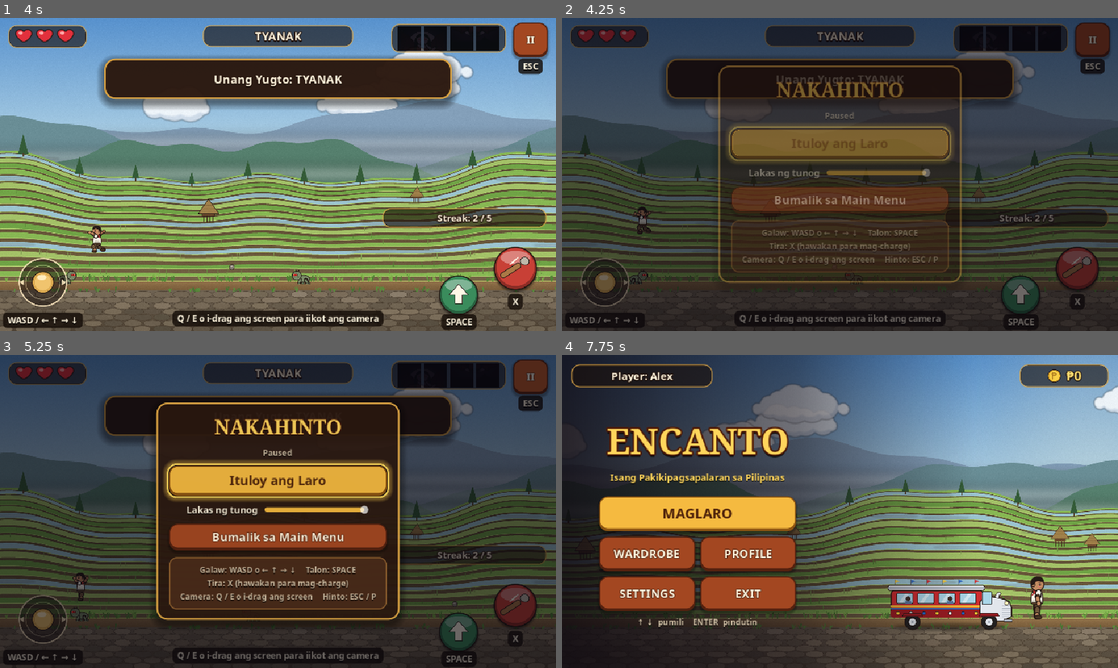
Above: before the commit, frames 1-4 (two rows, left to right).
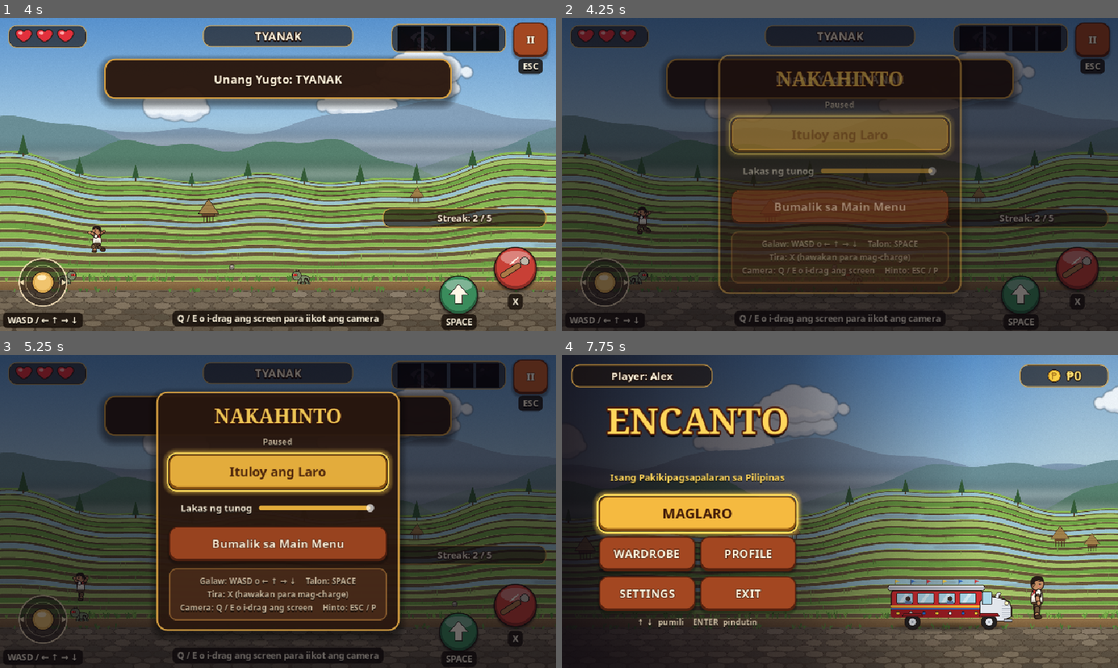
Above: after the commit, the same moments.

Repository: hazelbsebastian/Encanto
Game: Godot game, scene res://scenes/maps/Level.tscn
Two runs of this game, one before a commit and one after it. Both use one fixed random seed, a clock stepped at 60 frames per second and the inputs below. This scene is started directly instead of the project's main scene.
Inputs (mouse positions are in pixels of both pictures, inside the frame that each line leads up to):
- Up to frame 1 (4 s): tap Enter at 0.5, 2 s; move the mouse to (400, 158) at 0.52 s; hold D (move_right) 0.53-1.25 s; tap Q (camera_left) at 0.6 s; click (400, 158) at 0.67 s; tap Space (jump) at 0.77, 1.07, 1.25, 3.5, 3.77 s; drag from (166, 190) to (133, 271) at 1.27 s; move the mouse to (333, 105) at 2.02 s; hold D (move_right) 2.03-2.75 s; hold X (shoot) 2.03-2.75 s; drag from (250, 237) to (111, 127) at 2.77 s; move the mouse to (444, 221) at 3.52 s; hold A (move_left) from 3.53 s (still down); tap J at 3.6 s
- Up to frame 2 (4.25 s): keep holding A (move_left); tap Space (jump) at 4.07 s; tap Escape (pause) at 4.15 s
- Up to frame 3 (5.25 s): release A (move_left) at 4.25 s; click "Ituloy ang Laro" at 4.25 s; click "II" at 5 s
- Up to frame 4 (7.75 s): click "Bumalik sa Main Menu" at 5.75 s; click (795, 533) at 6.52 s; type "Alex" at 6.6 s; click "GUMAWA" at 7.25 s

Frame 1 is identical in both runs. In frame 2, 9.7% of the frame differs, in the area x 28-72%, y 11-89%; in frame 3, 15%, in the area x 28-72%, y 11-90%; in frame 4, 5.2%.
Error before the commit: Invalid access to property or key 'volume' on a base object of type 'Node (SaveSystem.gd)'. (res://scripts/ui/Title.gd:35)

Commit message:
PT6 fix A4: volume saved per profile
- SaveSystem.volume (0..1), applied on profile load, sanitised; 0 = mute
- Title settings and pause menu save on close; tests T19-T20 (20/20 pass)

Diff:
--- a/scripts/systems/SaveSystem.gd
+++ b/scripts/systems/SaveSystem.gd
@@ -56,6 +56,9 @@
 var game_completed: bool = false
 var completed_enemies: Array = []
 var bayong_rewards_obtained: Array = []
+## Week 14: master volume (0.0-1.0) is part of the profile, so each player's
+## setting is kept between sessions (it reset to full volume before).
+var volume: float = 1.0
 
 var _device_secret: String = ""
 
@@ -195,7 +198,19 @@
 		"game_completed": false,
 		"completed_enemies": [],
 		"bayong_rewards_obtained": [],
+		"volume": 1.0,
 	}
+
+## Changes the volume immediately. Call save_game() when the player is done
+## (e.g. closing settings) so dragging the slider doesn't write the file 20x.
+func set_volume(value: float) -> void:
+	volume = clampf(value, 0.0, 1.0)
+	_apply_volume()
+
+func _apply_volume() -> void:
+	var bus := AudioServer.get_bus_index("Master")
+	AudioServer.set_bus_mute(bus, volume < 0.01)
+	AudioServer.set_bus_volume_db(bus, linear_to_db(maxf(volume, 0.01)))
 
 ## Kept for compatibility: reloads the active profile from disk.
 func load_game() -> void:
@@ -217,6 +232,7 @@
 		"game_completed": game_completed,
 		"completed_enemies": completed_enemies,
 		"bayong_rewards_obtained": bayong_rewards_obtained,
+		"volume": volume,
 	}
 	var tmp := _tmp_path(active_id)
 	var f := FileAccess.open_encrypted_with_pass(tmp, FileAccess.WRITE, _key_for(active_id))
@@ -394,6 +410,8 @@
 			for v in arr:
 				clean.append(str(v).left(32))
 		d[key] = clean
+	var vol = raw.get("volume", 1.0)
+	d["volume"] = clampf(float(vol), 0.0, 1.0) if (typeof(vol) == TYPE_FLOAT or typeof(vol) == TYPE_INT) else 1.0
 	return d
 
 func _apply(data: Dictionary) -> void:
@@ -403,6 +421,8 @@
 	game_completed = bool(data.get("game_completed", false))
 	completed_enemies = data.get("completed_enemies", [])
 	bayong_rewards_obtained = data.get("bayong_rewards_obtained", [])
+	volume = clampf(float(data.get("volume", 1.0)), 0.0, 1.0)
+	_apply_volume()
 
 ## index.json only lists ids, nicknames and creation time - no game data.
 func _save_index() -> void:
--- a/scripts/ui/PauseMenu.gd
+++ b/scripts/ui/PauseMenu.gd
@@ -15,7 +15,7 @@
 	UIKit.label(v, "NAKAHINTO", "HeaderLabel", 34)
 	UIKit.label(v, "Paused", "HintLabel", 14)
 
-	var resume := UIKit.button(v, "Ituloy ang Laro", true, 52)
+	var resume := UIKit.button(v, "Ituloy ang Laro", true, UIKit.MIN_TOUCH)
 	resume.pressed.connect(_resume)
 
 	var vol_row := UIKit.hbox(v, 12)
@@ -24,13 +24,12 @@
 	_volume.min_value = 0.0
 	_volume.max_value = 1.0
 	_volume.step = 0.05
-	_volume.custom_minimum_size = Vector2(180, 24)
-	var bus := AudioServer.get_bus_index("Master")
-	_volume.value = db_to_linear(AudioServer.get_bus_volume_db(bus))
+	_volume.custom_minimum_size = Vector2(200, 40)
+	_volume.value = SaveSystem.volume
 	_volume.value_changed.connect(_on_volume_changed)
 	vol_row.add_child(_volume)
 
-	var quit := UIKit.button(v, "Bumalik sa Main Menu", false, 46)
+	var quit := UIKit.button(v, "Bumalik sa Main Menu", false, UIKit.MIN_TOUCH)
 	quit.pressed.connect(_quit)
 
 	var controls := PanelContainer.new()
@@ -41,8 +40,7 @@
 	Controls.focus(resume)
 
 func _on_volume_changed(value: float) -> void:
-	var bus := AudioServer.get_bus_index("Master")
-	AudioServer.set_bus_volume_db(bus, linear_to_db(clampf(value, 0.01, 1.0)))
+	SaveSystem.set_volume(value)
 
 func _unhandled_input(event: InputEvent) -> void:
 	if event.is_action_pressed("pause") or event.is_action_pressed("ui_cancel"):
@@ -50,11 +48,13 @@
 		_resume()
 
 func _resume() -> void:
+	SaveSystem.save_game()
 	Audio.play_sfx("click")
 	get_tree().paused = false
 	queue_free()
 
 func _quit() -> void:
+	SaveSystem.save_game()
 	Audio.play_sfx("click")
 	get_tree().paused = false
 	get_tree().change_scene_to_file("res://scenes/main/Title.tscn")
--- a/tests/TestProfiles.gd
+++ b/tests/TestProfiles.gd
@@ -38,6 +38,8 @@
 		["T16", "Storage write failure is reported, no crash", t16_write_failure],
 		["T17", "Old plain-text save migrated and deleted", t17_legacy],
 		["T18", "Interrupted save (leftover .tmp) keeps last good data", t18_interrupted],
+		["T19", "Volume is saved per profile (Week 14)", t19_volume_per_profile],
+		["T20", "Out-of-range / wrong-type volume is sanitised", t20_volume_sanitize],
 	]
 	for t in tests:
 		_fresh()
@@ -299,3 +301,33 @@
 	check(SaveSystem.money == 80, "last complete save (80) used (got %d)" % SaveSystem.money)
 	SaveSystem.add_money(1)
 	check(SaveSystem.money == 81, "next save succeeds over leftover .tmp")
+
+func t19_volume_per_profile() -> void:
+	var a := SaveSystem.create_profile("Loud")
+	SaveSystem.set_volume(0.9)
+	SaveSystem.save_game()
+	var b := SaveSystem.create_profile("Quiet")
+	SaveSystem.set_volume(0.25)
+	SaveSystem.save_game()
+	_restart()
+	check(is_equal_approx(SaveSystem.volume, 0.25), "Quiet keeps 0.25 after restart (got %.2f)" % SaveSystem.volume)
+	var bus := AudioServer.get_bus_index("Master")
+	check(is_equal_approx(db_to_linear(AudioServer.get_bus_volume_db(bus)), 0.25), "audio bus actually set to 0.25")
+	SaveSystem.select_profile(a["id"])
+	check(is_equal_approx(SaveSystem.volume, 0.9), "Loud keeps 0.9 (got %.2f)" % SaveSystem.volume)
+	SaveSystem.set_volume(0.0)
+	check(AudioServer.is_bus_mute(bus), "volume 0 mutes the bus")
+	SaveSystem.set_volume(1.0)
+
+func t20_volume_sanitize() -> void:
+	var r := SaveSystem.create_profile("Vol")
+	var id: String = r["id"]
+	for bad in [7.5, -3, "loud"]:
+		var data := {"version": 2, "profile_id": id, "profile_name": "Vol", "money": 0, "volume": bad}
+		var f := FileAccess.open_encrypted_with_pass(SaveSystem._save_path(id), FileAccess.WRITE, SaveSystem._key_for(id))
+		f.store_string(JSON.stringify(data))
+		f.close()
+		SaveSystem.select_profile(id)
+		check(SaveSystem.volume >= 0.0 and SaveSystem.volume <= 1.0, "volume %s -> in 0..1 (got %.2f)" % [str(bad), SaveSystem.volume])
+		note("%s -> %.2f" % [str(bad), SaveSystem.volume])
+	SaveSystem.set_volume(1.0)
